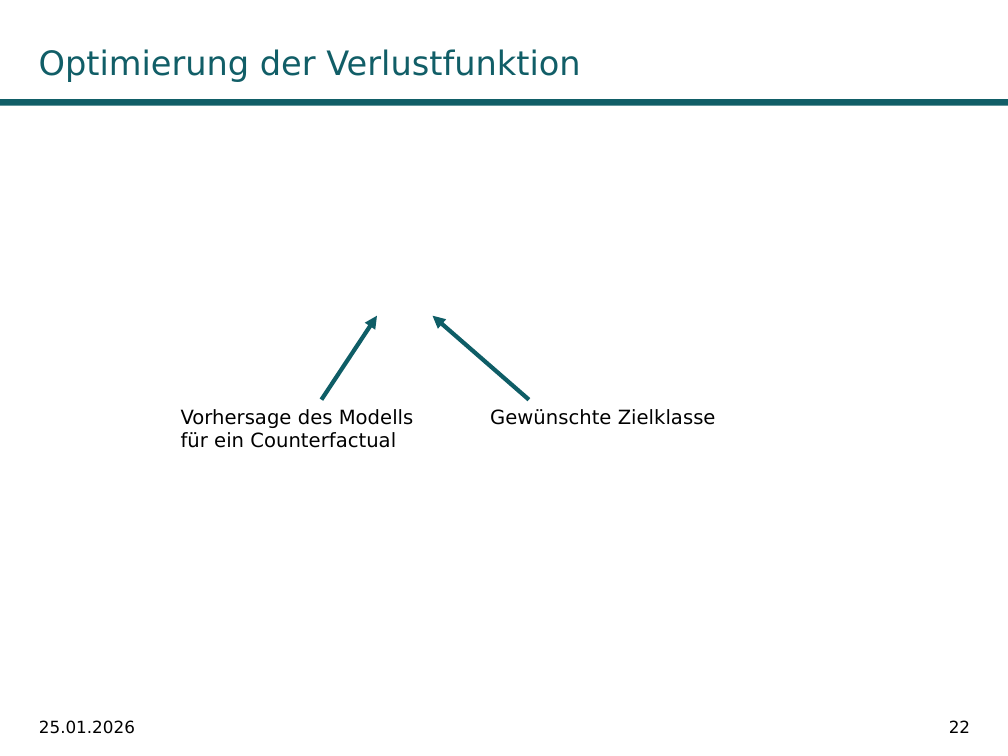
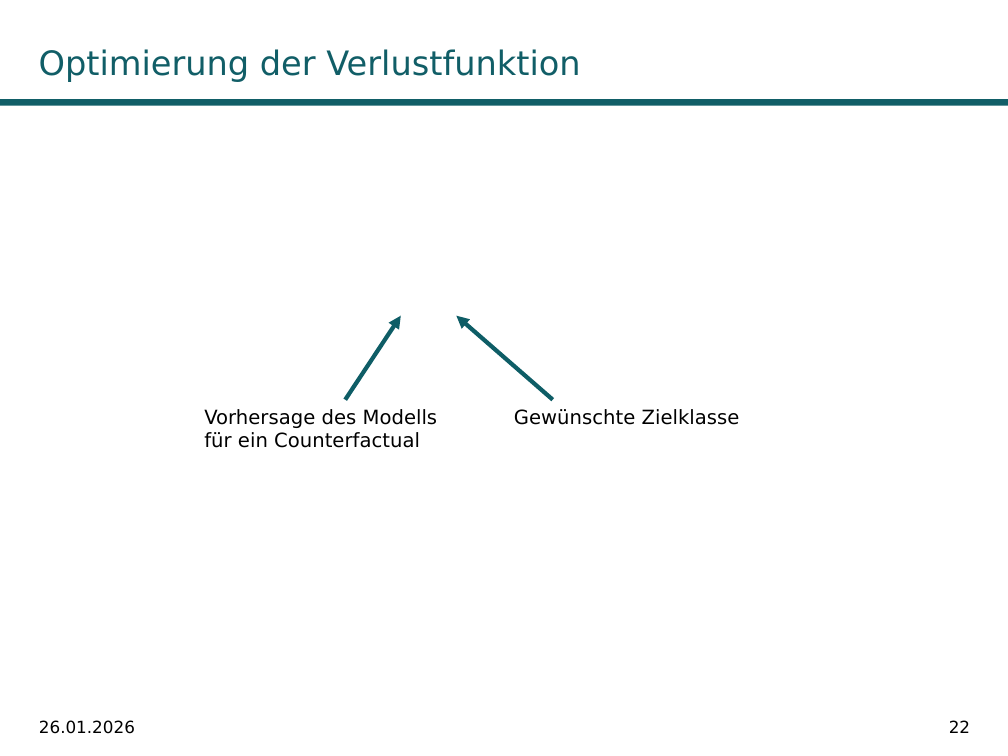
Before and after one commit to fabiw98/Seminar_DICE, a slide deck: slide 22 of Präsentation/PräsentationDiCE.pptx. Drawn at 1008x756 pixels with LibreOffice and Linux fonts; fonts in the diff are those of the drawing; grey boxes stand for pictures; background and template pictures are left out. Boxes give left, top, right and bottom in pixels: in the first picture for what was removed or moved away, otherwise in the second. Text is boxed around its words. In the diff, an @@ line names an element or a change of style, - is before the commit and + after.

```diff
--- a/Präsentation/PräsentationDiCE.pptx
+++ b/Präsentation/PräsentationDiCE.pptx
@@ 2 texts, 2 arrows moved together from (x1=181, y1=316, x2=716, y2=448) to (x1=204, y1=316, x2=740, y2=448) @@
@@ text at (x1=39, y1=720, x2=135, y2=734): text changed @@
-25.01.2026
+26.01.2026
```
Also in this commit, not shown: 72 other slides changed, 3 slides added.
